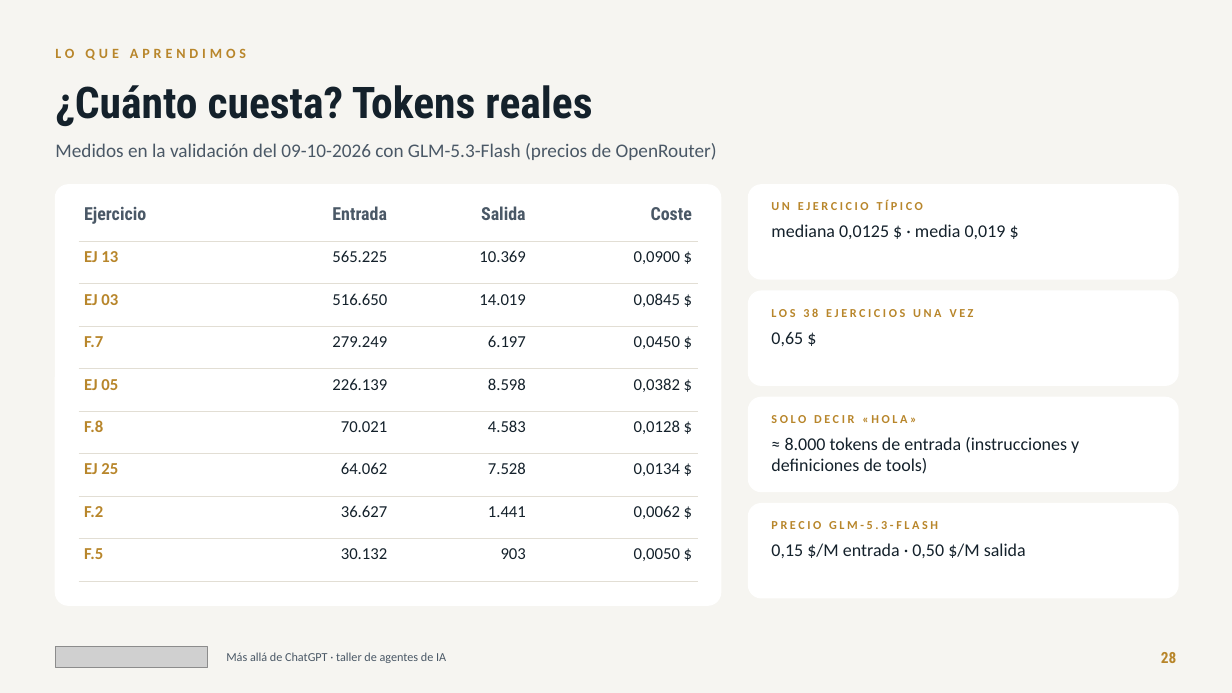
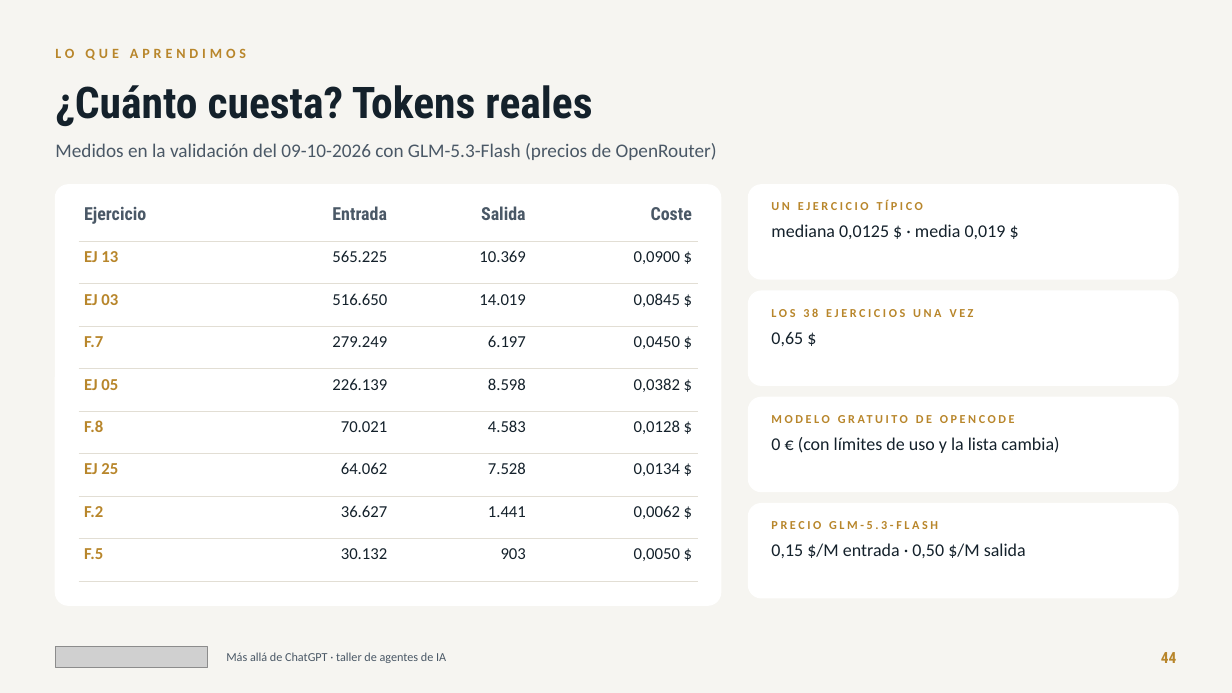
Before and after one commit to jlasherasTracasa/taller_semana_ia_2026, a slide deck: slide 44 of presentacion/taller-agentes-ia.pptx (slide 28 before the commit). Drawn at 1232x693 pixels with LibreOffice and Linux fonts; fonts in the diff are those of the drawing; grey boxes stand for pictures. Boxes give left, top, right and bottom in pixels: in the first picture for what was removed or moved away, otherwise in the second. Text is boxed around its words. In the diff, an @@ line names an element or a change of style, - is before the commit and + after.

Commit message:
Presentación: historia y teoría, una diapositiva por pieza con su ejercicio, demos y plan del día
- Nuevo bloque «Cómo hemos llegado aquí»: dos líneas de tiempo (1950-2016 y 2017-2026) y teoría en lenguaje llano
  (qué es un modelo de lenguaje, cómo aprende, el contexto).
- Una diapositiva por pieza con su ejercicio y un sello DEMO EN DIRECTO o PRÁCTICA: ReAct, tools, AGENTS.md,
  comandos, skills, MCP, subagentes y permisos.
- Al principio: demos y prácticas, el plan de hoy (qué demo va en cada momento), preparar el ordenador en Windows,
  modo interactivo y plan B.
- «Lo que aprendimos» reescrito en sencillo (qué pasó, por qué, qué hacemos ahora) y un caso nuevo: mismo encargo,
  distinto resultado.
- EJ 07: el encargo dice qué hacer con un correo legítimo que trae instrucciones ocultas (3 de 3 con GLM).
- taller.py lanzar cambia a otro modelo gratuito si el actual llega a su límite de uso.

```diff
--- a/presentacion/taller-agentes-ia.pptx
+++ b/presentacion/taller-agentes-ia.pptx
@@ text at (771, 437, 1059, 453): text changed @@
-≈ 8.000 tokens de entrada (instrucciones y definiciones de tools)
+0 € (con límites de uso y la lista cambia)
@@ text at (886, 437, 904, 450): text changed @@
-SOLO DECIR «HOLA»
+MODELO GRATUITO DE OPENCODE
@@ text at (1161, 652, 1177, 663): text changed @@
-28
+44
```
Also in this commit, not shown: 28 other slides changed, 19 slides added, 3 slides removed, 6 other files.
